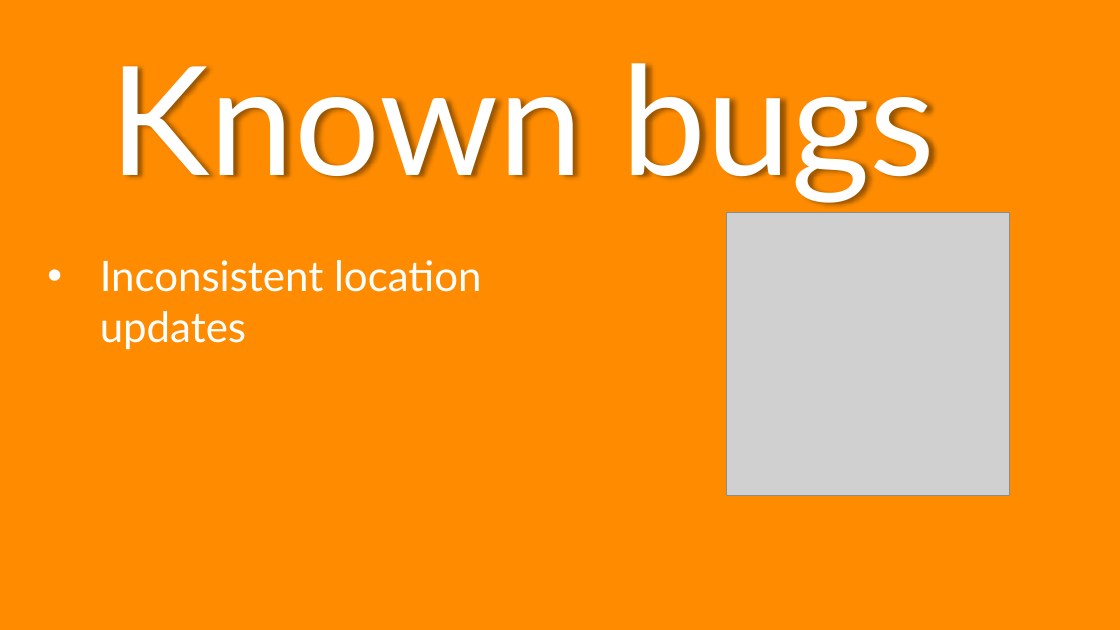
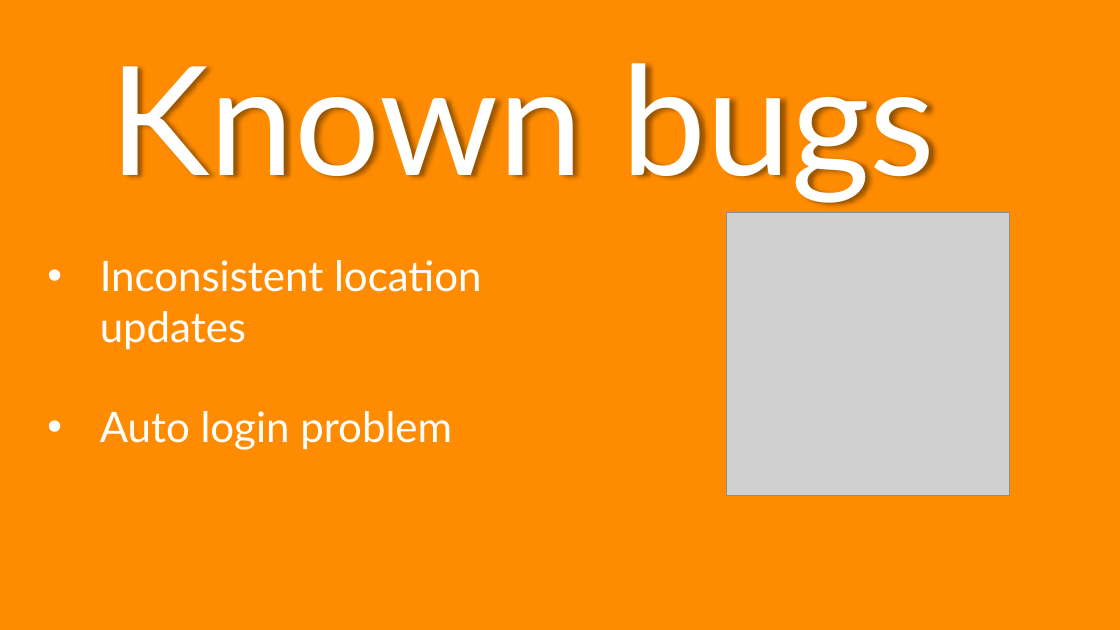
Before and after one commit to HarmanM/SuperPoints, a slide deck: slide 15 of Phase 2 Hand-in/4900 Presentation Group 9.pptx (slide 12 before the commit). Drawn at 1120x630 pixels with LibreOffice and Linux fonts; fonts in the diff are those of the drawing; grey boxes stand for pictures. Boxes give left, top, right and bottom in pixels: in the first picture for what was removed or moved away, otherwise in the second. Text is boxed around its words. In the diff, an @@ line names an element or a change of style, - is before the commit and + after.

```diff
--- a/Phase 2 Hand-in/4900 Presentation Group 9.pptx
+++ b/Phase 2 Hand-in/4900 Presentation Group 9.pptx
@@ text at box(100, 411, 452, 450): paragraph added @@
+• Auto login problem
```
Also in this commit, not shown: 2 other slides changed, 3 slides added.
